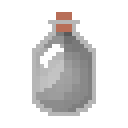
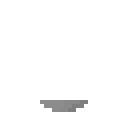
Two versions of the same layered image (128x128). Layer-by-layer changes:
hid "big_concentrate.png" over <box>32,12,96,116</box>
hid "Layer_8", painted on it over <box>36,32,92,112</box>
hid "Layer_7", painted on it over <box>36,44,92,112</box>
hid "Layer_6", painted on it over <box>36,52,92,112</box>
hid "Layer_5", painted on it over <box>36,60,92,112</box>
hid "Layer_4", painted on it over <box>36,68,92,112</box>
hid "Layer_3", painted on it over <box>36,76,92,112</box>
hid "Layer_2", painted on it over <box>36,84,92,112</box>
hid "Layer_1", painted on it over <box>36,92,92,112</box>
painted on "Layer" over <box>36,32,92,100</box>
